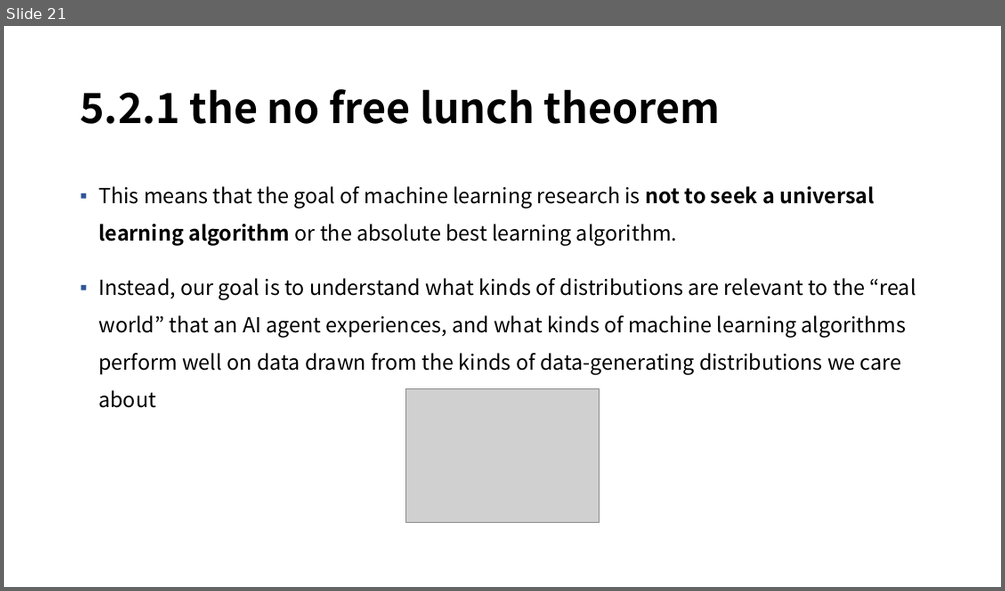
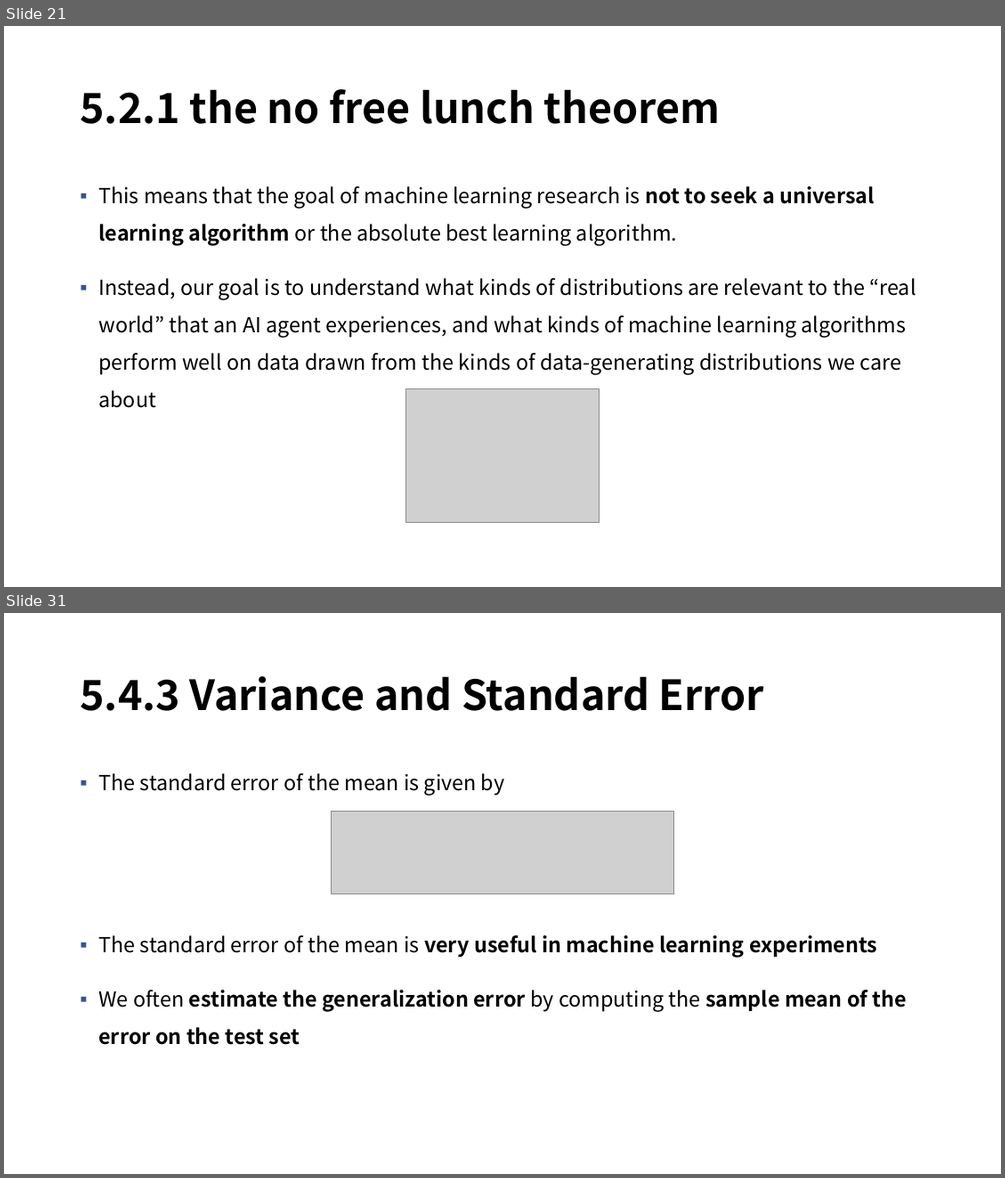
Before and after one commit to mmvv11/GraduateStudies, a slide deck: DeepLearningStudy/5-1. Machine Learning Basics, 230210, 정지운.pptx. Shown one above the other, each under a label of ours: slide 21 before the commit, slides 21 and 31 after it; the slides between them are not shown. The pictures are 1005x591 and 1005x1178 pixels, drawn with LibreOffice and Linux fonts; fonts in the diff are those of the drawing; grey boxes stand for pictures; background and template pictures are left out. Boxes give left, top, right and bottom in pixels: in the first picture for what was removed or moved away, otherwise in the second. Text is boxed around its words. In the diff, an @@ line names an element or a change of style, - is before the commit and + after.

```diff
--- a/DeepLearningStudy/5-1. Machine Learning Basics, 230210, 정지운.pptx
+++ b/DeepLearningStudy/5-1. Machine Learning Basics, 230210, 정지운.pptx
@@ slide 31 added at bbox=[4, 613, 1001, 1174], background picture (left out) @@
@@ title added at bbox=[80, 676, 764, 711], 40 pt, text #000000, bold @@
+5.4.3 Variance and Standard Error
@@ text added at bbox=[98, 773, 906, 1045], 20 pt, text #000000, bold @@
+▪ The standard error of the mean is given by
+▪ The standard error of the mean is very useful in machine learning experiments
+▪ We often estimate the generalization error by computing the sample mean of the error on the test set
@@ picture added at bbox=[331, 811, 674, 893] @@
```
Also in this commit, not shown: 1 slide changed, 21 other slides added, 1 slide removed.
